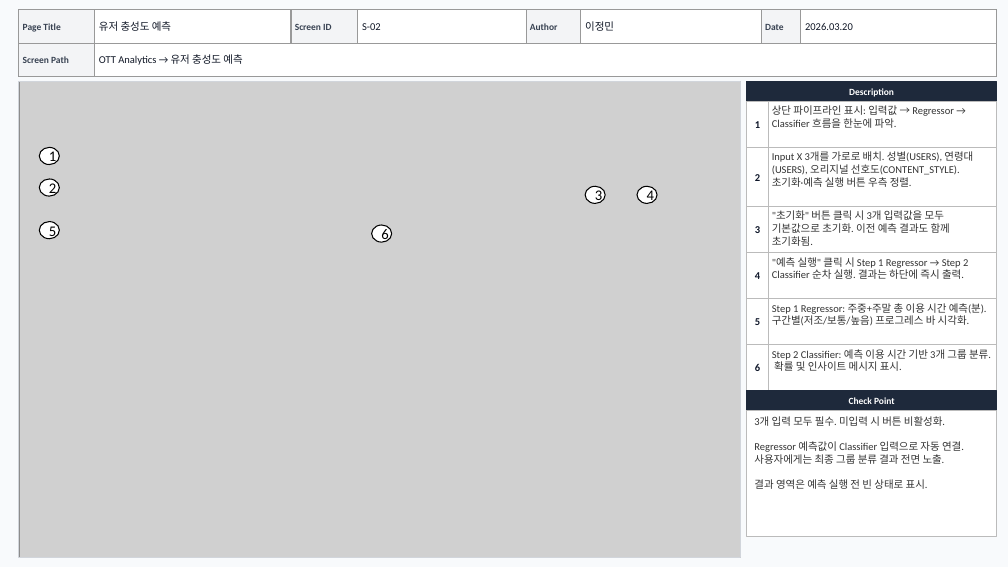
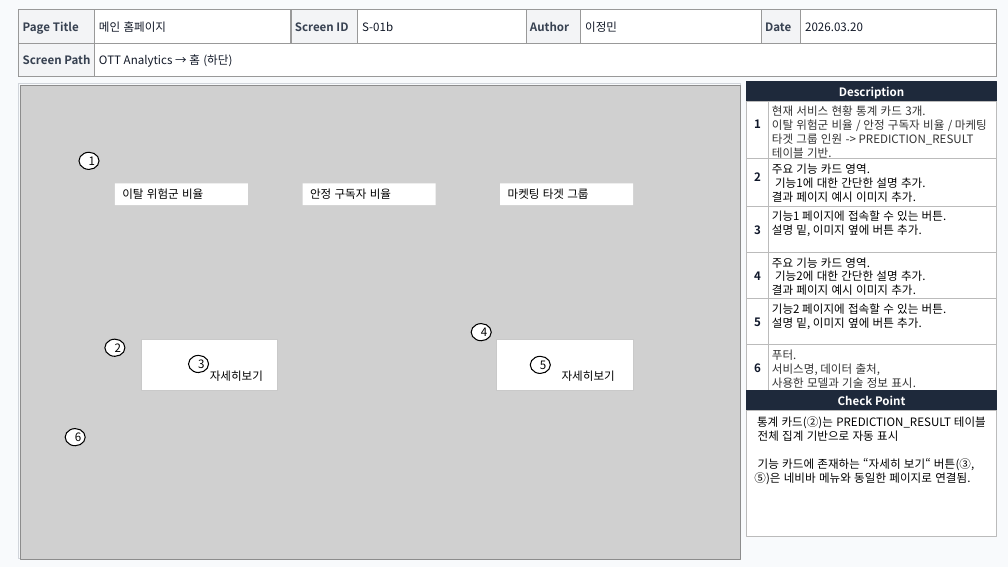
Before and after one commit to jml3227-cloud/LeeJeongmin-project, a slide deck: slide 2 of 1st-project/3_화면설계서.pptx. Drawn at 1008x567 pixels with LibreOffice and Linux fonts; fonts in the diff are those of the drawing; grey boxes stand for pictures. Boxes give left, top, right and bottom in pixels: in the first picture for what was removed or moved away, otherwise in the second. Text is boxed around its words. In the diff, an @@ line names an element or a change of style, - is before the commit and + after.

```diff
--- a/1st-project/3_화면설계서.pptx
+++ b/1st-project/3_화면설계서.pptx
@@ text at bbox=[99, 21, 167, 32]: text changed; size 10 to 11 pt; font Calibri to Noto Sans CJK KR @@
-유저 충성도 예측
+메인 홈페이지
@@ text at bbox=[362, 21, 393, 31]: text changed; size 10 to 11 pt; font Calibri to Noto Sans CJK KR @@
-S-02
+S-01b
@@ text at bbox=[99, 54, 232, 67]: text changed; size 10 to 11 pt; font Calibri to Noto Sans CJK KR @@
-OTT Analytics → 유저 충성도 예측
+OTT Analytics → 홈 (하단)
@@ rectangle: place and size @@
-rectangle at bbox=[747, 101, 768, 147]
+rectangle at bbox=[747, 101, 772, 159]
@@ rectangle: place and size @@
-rectangle at bbox=[768, 101, 997, 147]
+rectangle at bbox=[768, 101, 997, 159]
@@ text at bbox=[772, 105, 987, 159]: text changed; size 10 to 11 pt; font Calibri to Noto Sans CJK KR @@
-상단 파이프라인 표시: 입력값 → Regressor → Classifier 흐름을 한눈에 파악.
+현재 서비스 현황 통계 카드 3개.
+이탈 위험군 비율 / 안정 구독자 비율 / 마케팅 타겟 그룹 인원 -> PREDICTION_RESULT 테이블 기반.
@@ ellipse "1": place and size @@
-ellipse "1" at bbox=[39, 147, 60, 165]
+ellipse "1" at bbox=[79, 152, 99, 169]
@@ rectangle: place and size @@
-rectangle at bbox=[747, 147, 768, 206]
+rectangle at bbox=[747, 159, 768, 206]
@@ rectangle: place and size @@
-rectangle at bbox=[768, 147, 997, 206]
+rectangle at bbox=[768, 159, 997, 206]
@@ text at bbox=[772, 163, 947, 236]: text changed; size 10 to 11 pt; font Calibri to Noto Sans CJK KR; text colour #333333 to #000000 @@
-Step 1 Regressor: 주중+주말 총 이용 시간 예측(분). 구간별(저조/보통/높음) 프로그레스 바 시각화.
+기능2 페이지에 접속할 수 있는 버튼.
+설명 밑, 이미지 옆에 버튼 추가.
@@ text at bbox=[772, 163, 926, 202]: text changed; size 10 to 11 pt; font Calibri to Noto Sans CJK KR; text colour #333333 to #000000 @@
-Input X 3개를 가로로 배치. 성별(USERS), 연령대(USERS), 오리지널 선호도(CONTENT_STYLE). 초기화·예측 실행 버튼 우측 정렬.
+주요 기능 카드 영역.
+기능1에 대한 간단한 설명 추가.
+결과 페이지 예시 이미지 추가.
@@ rectangle added at bbox=[115, 184, 248, 206], fill #FFFFFF, 11 pt, text #000000 @@
+이탈 위험군 비율
@@ rectangle added at bbox=[302, 184, 436, 206], fill #FFFFFF, 11 pt, text #000000 @@
+안정 구독자 비율
@@ rectangle added at bbox=[501, 184, 634, 206], fill #FFFFFF, 11 pt, text #000000 @@
+마켓팅 타겟 그룹
@@ text at bbox=[772, 210, 986, 470]: text changed; size 10 to 11 pt; font Calibri to Noto Sans CJK KR; text colour #333333 to #000000 @@
-"초기화" 버튼 클릭 시 3개 입력값을 모두 기본값으로 초기화. 이전 예측 결과도 함께 초기화됨.
+기능1 페이지에 접속할 수 있는 버튼.
+설명 밑, 이미지 옆에 버튼 추가.
@@ text at bbox=[772, 257, 926, 295]: text changed; size 10 to 11 pt; font Calibri to Noto Sans CJK KR; text colour #333333 to #000000 @@
-"예측 실행" 클릭 시 Step 1 Regressor → Step 2 Classifier 순차 실행. 결과는 하단에 즉시 출력.
+주요 기능 카드 영역.
+기능2에 대한 간단한 설명 추가.
+결과 페이지 예시 이미지 추가.
+.
@@ ellipse "4": place and size @@
-ellipse "4" at bbox=[637, 186, 658, 203]
+ellipse "4" at bbox=[471, 324, 492, 341]
@@ ellipse "2": place and size @@
-ellipse "2" at bbox=[39, 179, 60, 197]
+ellipse "2" at bbox=[105, 340, 126, 357]
@@ rectangle added at bbox=[141, 340, 278, 391], fill #FFFFFF, outline #C9C9C9 1 pt @@
@@ ellipse "3": place and size @@
-ellipse "3" at bbox=[585, 186, 606, 203]
+ellipse "3" at bbox=[188, 355, 209, 373]
@@ rectangle added at bbox=[497, 340, 634, 391], fill #FFFFFF, outline #C9C9C9 1 pt @@
@@ ellipse "5": place and size @@
-ellipse "5" at bbox=[39, 222, 60, 239]
+ellipse "5" at bbox=[530, 356, 551, 374]
@@ size 10 to 11 pt, font Calibri to Noto Sans CJK KR in 7 elements at bbox=[585, 21, 617, 32], bbox=[805, 22, 863, 31], bbox=[754, 119, 761, 128], bbox=[754, 172, 761, 181], bbox=[754, 225, 761, 234], bbox=[754, 317, 761, 326], bbox=[754, 363, 761, 372] @@
@@ text at bbox=[772, 349, 916, 391]: text changed; size 10 to 11 pt; font Calibri to Noto Sans CJK KR @@
-Step 2 Classifier: 예측 이용 시간 기반 3개 그룹 분류. 확률 및 인사이트 메시지 표시.
+푸터.
+서비스명, 데이터 출처,
+사용한 모델과 기술 정보 표시.
@@ text added at bbox=[210, 370, 263, 381], 11 pt, text #000000 @@
+자세히보기
@@ text added at bbox=[562, 370, 615, 381], 11 pt, text #000000 @@
+자세히보기
@@ size 9 to 11 pt, font Calibri to Noto Sans CJK KR in 7 elements at bbox=[23, 21, 79, 34], bbox=[295, 22, 348, 31], bbox=[530, 21, 569, 31], bbox=[765, 22, 791, 31], bbox=[23, 54, 90, 64], bbox=[839, 86, 905, 99], bbox=[838, 395, 905, 405] @@
@@ text at bbox=[754, 416, 986, 484]: text changed; size 10 to 11 pt; font Calibri to Noto Sans CJK KR; text colour #333333 to #000000 @@
-3개 입력 모두 필수. 미입력 시 버튼 비활성화.
-Regressor 예측값이 Classifier 입력으로 자동 연결. 사용자에게는 최종 그룹 분류 결과 전면 노출.
-결과 영역은 예측 실행 전 빈 상태로 표시.
+통계 카드(②)는 PREDICTION_RESULT 테이블
+전체 집계 기반으로 자동 표시
+기능 카드에 존재하는 “자세히 보기“ 버튼(③, ⑤)은 네비바 메뉴와 동일한 페이지로 연결됨.
@@ size 14 to 11 pt, font Calibri to Noto Sans CJK KR in 6 elements at bbox=[79, 152, 99, 169], bbox=[105, 340, 126, 357], bbox=[188, 355, 209, 373], bbox=[471, 324, 492, 341], bbox=[530, 356, 551, 374], bbox=[65, 429, 85, 446] @@
@@ ellipse "6": place and size @@
-ellipse "6" at bbox=[372, 225, 392, 243]
+ellipse "6" at bbox=[65, 429, 85, 446]
```
Also in this commit, not shown: 2 other slides changed, 2 slides added, 1 other file.
